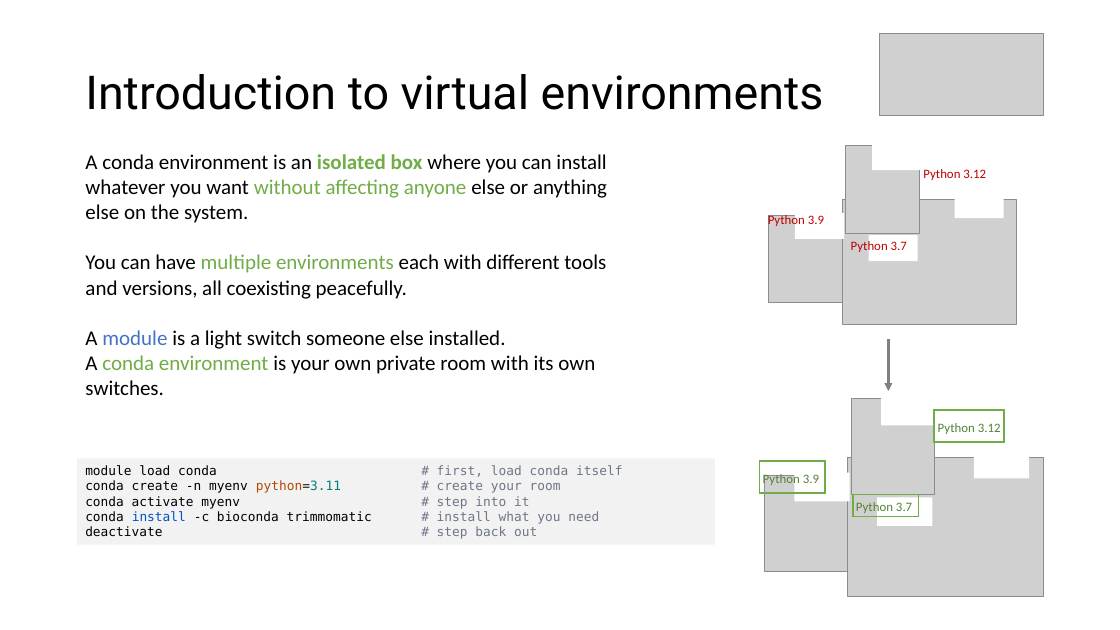
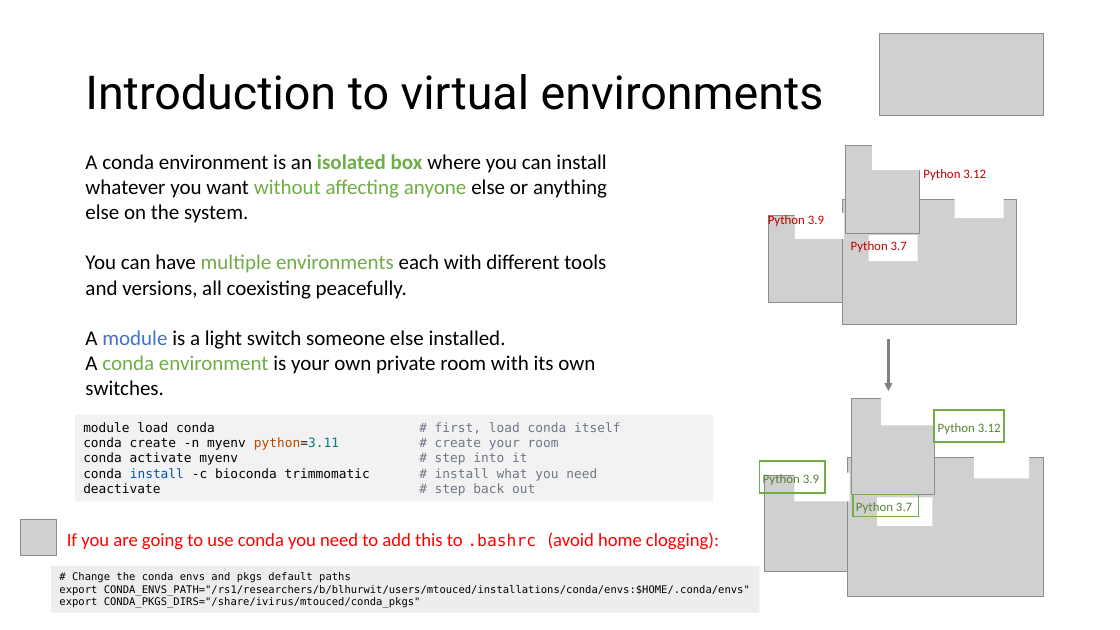
Before and after one commit to hurwitzlab/brc_hazel_training, a slide deck: slide 7 of slides/brc_hazel_week_d4.pptx. Drawn at 1120x630 pixels with LibreOffice and Linux fonts; fonts in the diff are those of the drawing; grey boxes stand for pictures. Boxes give left, top, right and bottom in pixels: in the first picture for what was removed or moved away, otherwise in the second. Text is boxed around its words. In the diff, an @@ line names an element or a change of style, - is before the commit and + after.

```diff
--- a/slides/brc_hazel_week_d4.pptx
+++ b/slides/brc_hazel_week_d4.pptx
@@ rectangle "module load conda # first, ..." moved from (x1=77, y1=459, x2=716, y2=545) to (x1=75, y1=415, x2=713, y2=502) @@
@@ picture added at (x1=20, y1=519, x2=56, y2=555) @@
@@ text added at (x1=67, y1=532, x2=719, y2=550), 16 pt, text #FF0000 @@
+If you are going to use conda you need to add this to .bashrc (avoid home clogging):
@@ rectangle added at (x1=51, y1=566, x2=760, y2=613), fill #EDEDED, 9 pt, text #000000 @@
+# Change the conda envs and pkgs default paths
+export CONDA_ENVS_PATH="/rs1/researchers/b/blhurwit/users/mtouced/installations/conda/envs:$HOME/.conda/envs"
+export CONDA_PKGS_DIRS="/share/ivirus/mtouced/conda_pkgs"
```
Also in this commit, not shown: 1 other slide changed, 2 slides added, 2 other files.
